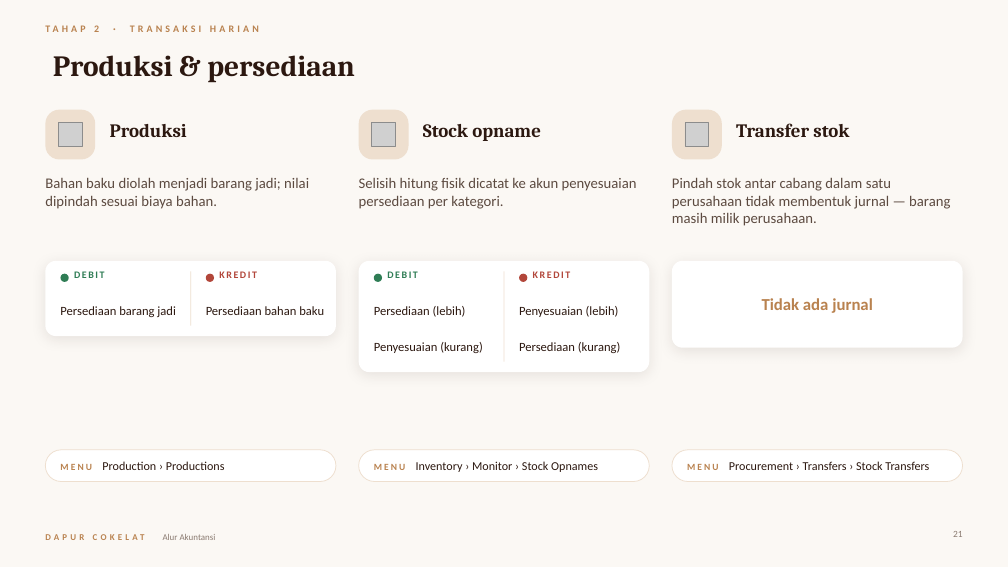
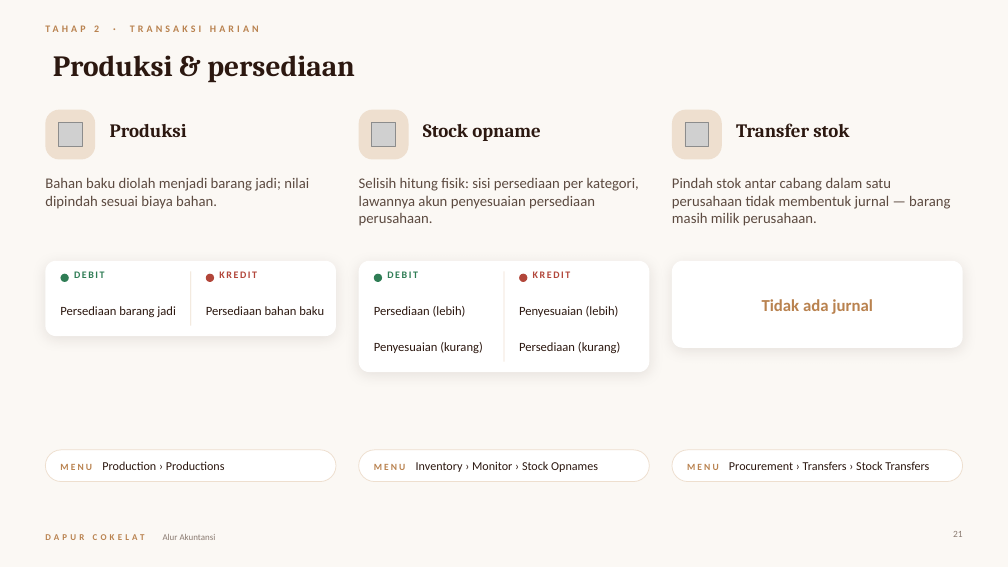
Before and after one commit to poedihippo/restopia-web, a slide deck: slide 21 of docs/Alur-Akuntansi-Dapur-Cokelat.pptx. Drawn at 1008x567 pixels with LibreOffice and Linux fonts; fonts in the diff are those of the drawing; grey boxes stand for pictures. Boxes give left, top, right and bottom in pixels: in the first picture for what was removed or moved away, otherwise in the second. Text is boxed around its words. In the diff, an @@ line names an element or a change of style, - is before the commit and + after.

```diff
--- a/docs/Alur-Akuntansi-Dapur-Cokelat.pptx
+++ b/docs/Alur-Akuntansi-Dapur-Cokelat.pptx
@@ text at bbox=[359, 178, 639, 226]: text changed @@
-Selisih hitung fisik dicatat ke akun penyesuaian persediaan per kategori.
+Selisih hitung fisik: sisi persediaan per kategori, lawannya akun penyesuaian persediaan perusahaan.
```
Also in this commit, not shown: 24 other slides changed, 1 other file.
